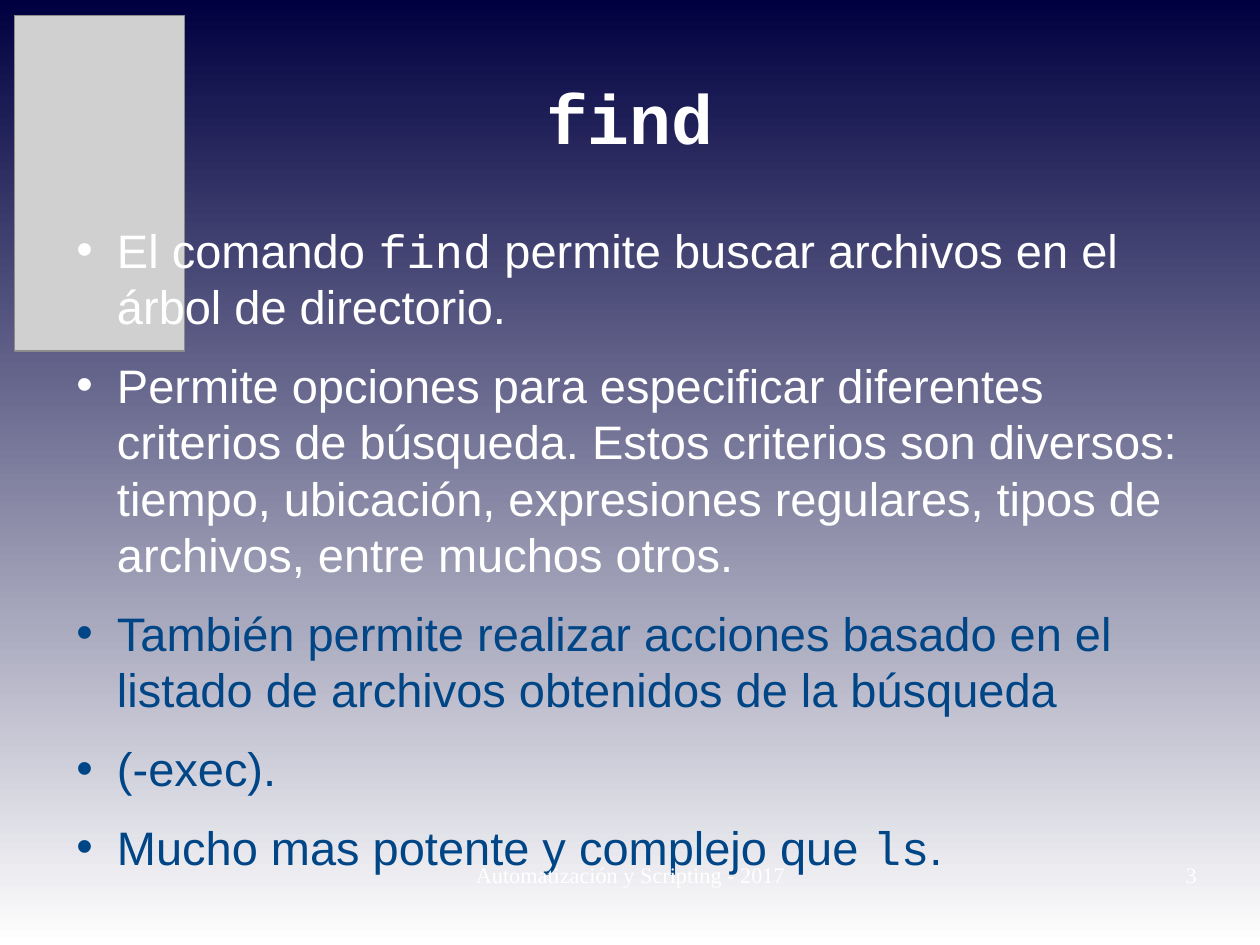
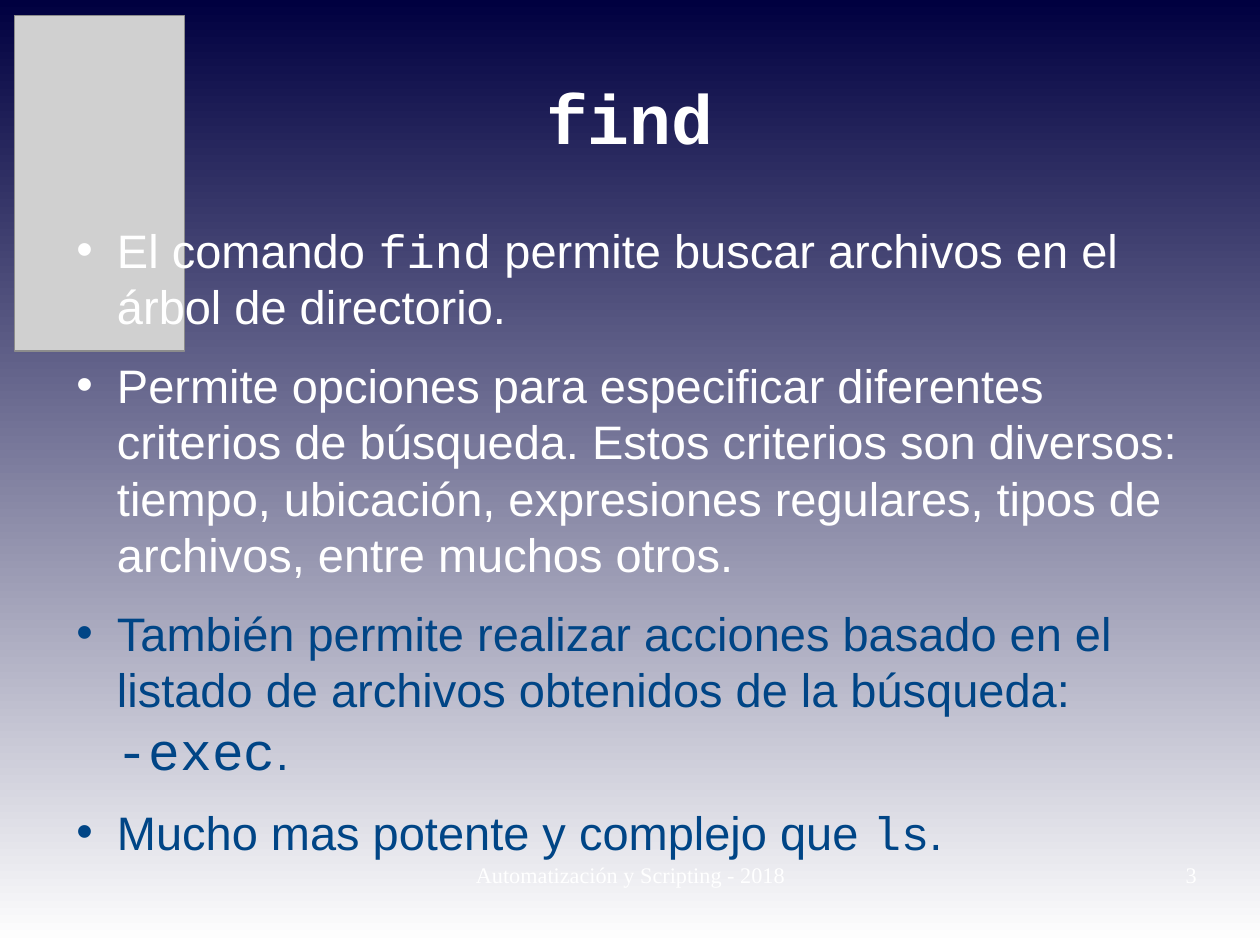
Before and after one commit to niniadcobre/-AutoyScripting, a slide deck: slide 3 of clases/AYS_clase08.odp. Drawn at 1260x945 pixels with LibreOffice and Linux fonts; fonts in the diff are those of the drawing; grey boxes stand for pictures. Boxes give left, top, right and bottom in pixels: in the first picture for what was removed or moved away, otherwise in the second. Text is boxed around its words. In the diff, an @@ line names an element or a change of style, - is before the commit and + after.

```diff
--- a/clases/AYS_clase08.odp
+++ b/clases/AYS_clase08.odp
@@ text at <box>117,616,1112,771</box>: text changed @@
-• También permite realizar acciones basado en el listado de archivos obtenidos de la búsqueda
-• (-exec).
+• También permite realizar acciones basado en el listado de archivos obtenidos de la búsqueda: -exec.
@@ text removed at <box>476,863,785,888</box> @@
-Automatización y Scripting - 2017
```
Also in this commit, not shown: 10 other slides changed, 1 other file.
